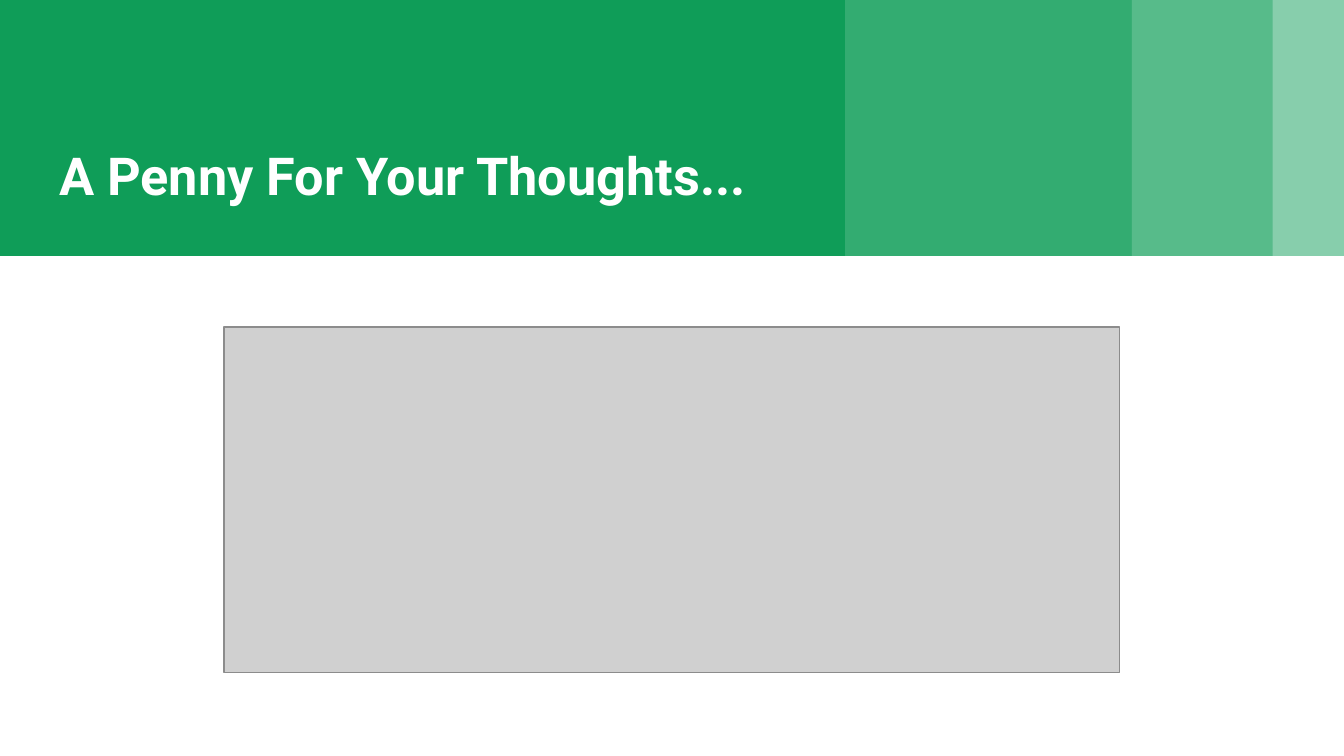
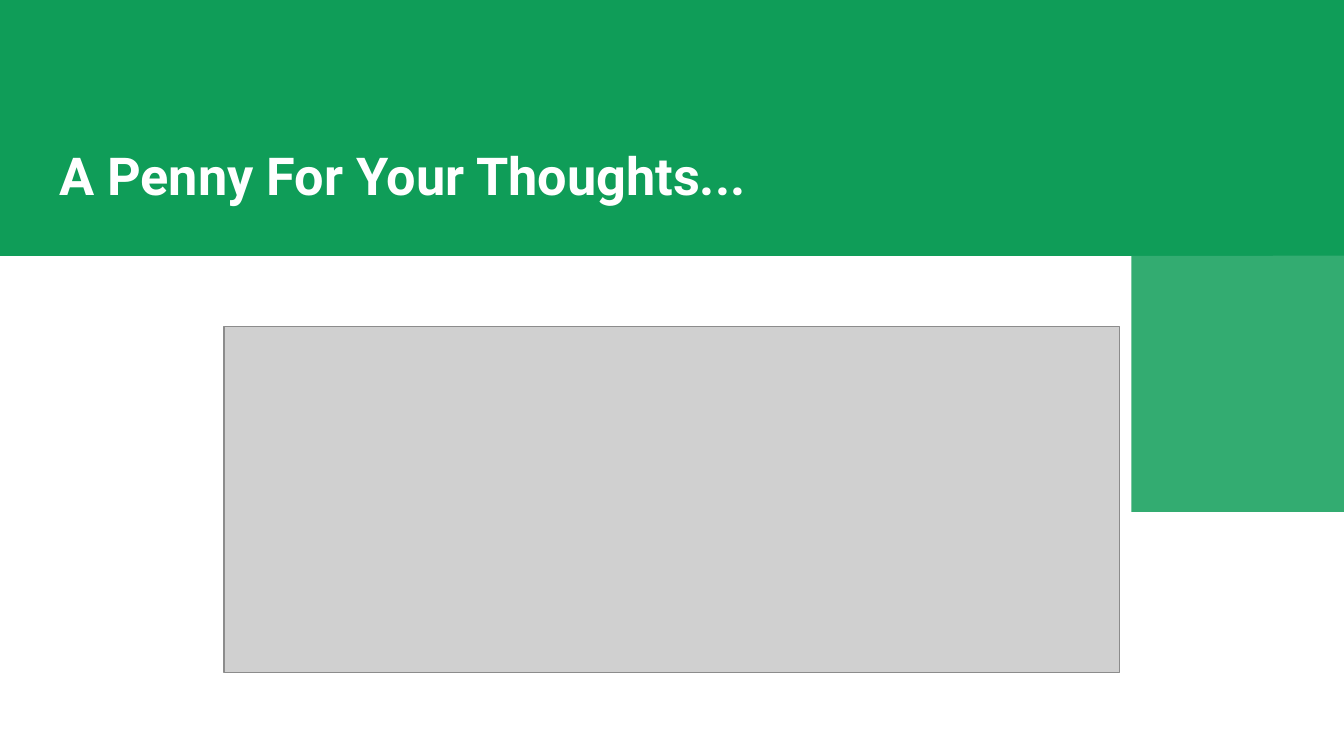
Before and after one commit to Kar-R/TrusTD-FinHacks-, a slide deck: slide 2 of TrusTD.pptx. Drawn at 1344x756 pixels with LibreOffice and Linux fonts; fonts in the diff are those of the drawing; grey boxes stand for pictures. Boxes give left, top, right and bottom in pixels: in the first picture for what was removed or moved away, otherwise in the second. Text is boxed around its words. In the diff, an @@ line names an element or a change of style, - is before the commit and + after.

```diff
--- a/TrusTD.pptx
+++ b/TrusTD.pptx
@@ rectangle removed at (1273, 0, 1344, 255) @@
@@ rectangle: place and size @@
-rectangle at (845, 0, 1132, 255)
+rectangle at (1132, 255, 1344, 511)
@@ rectangle: place and size @@
-rectangle at (1132, 0, 1273, 255)
+rectangle at (1273, 255, 1344, 511)
```
Also in this commit, not shown: 7 other slides changed, 1 other file.
